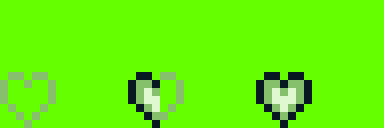
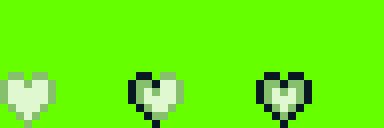
Layers edited between the first and the second 384x128 image:
painted on "empty heart" (1st of 2, in "frame 2") over (x1=160, y1=80, x2=176, y2=112)
painted on "empty heart" (2nd of 2, in "frame 1") over (x1=8, y1=80, x2=48, y2=120)
